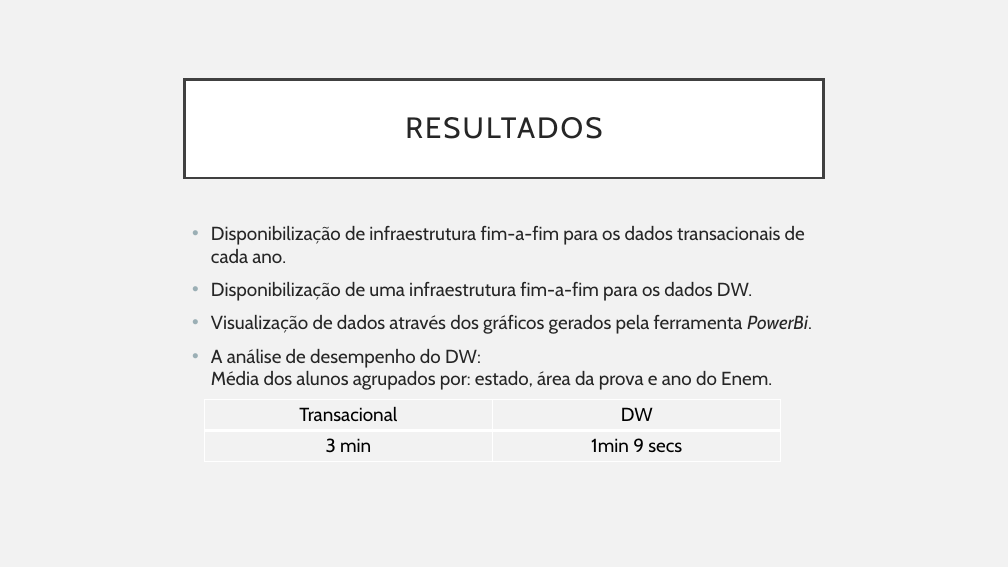
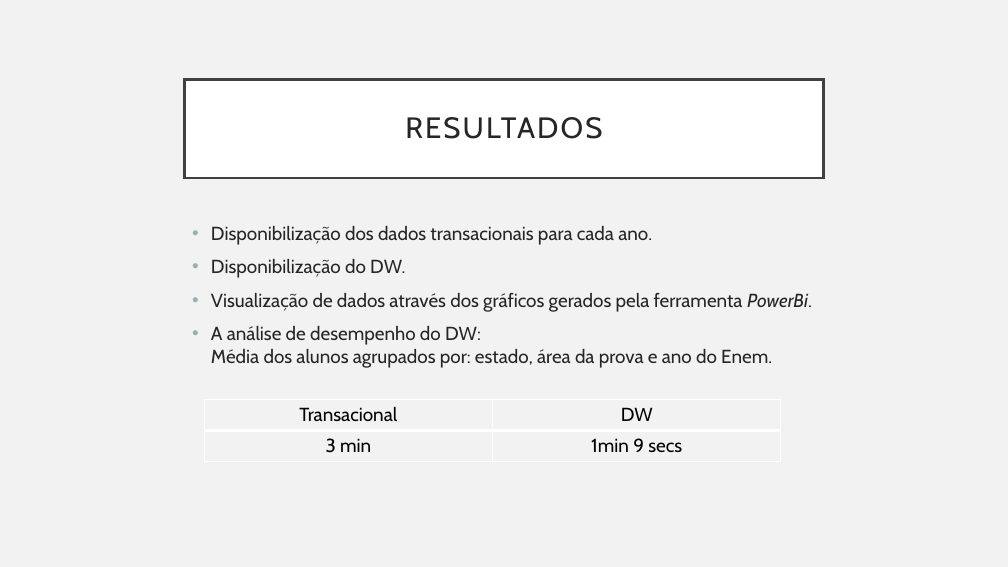
Before and after one commit to martins9/repositoriomonografia, a slide deck: slide 14 of Apresentação_Monografia.pptx (slide 18 before the commit). Drawn at 1008x567 pixels with LibreOffice and Linux fonts; fonts in the diff are those of the drawing. Boxes give left, top, right and bottom in pixels: in the first picture for what was removed or moved away, otherwise in the second. Text is boxed around its words. In the diff, an @@ line names an element or a change of style, - is before the commit and + after.

```diff
--- a/Apresentação_Monografia.pptx
+++ b/Apresentação_Monografia.pptx
@@ text at [211, 226, 652, 278]: text changed @@
-• Disponibilização de infraestrutura fim-a-fim para os dados transacionais de cada ano.
-• Disponibilização de uma infraestrutura fim-a-fim para os dados DW.
+• Disponibilização dos dados transacionais para cada ano.
+• Disponibilização do DW.
```
Also in this commit, not shown: 10 other slides changed, 1 slide added, 5 slides removed, 1 other file.
